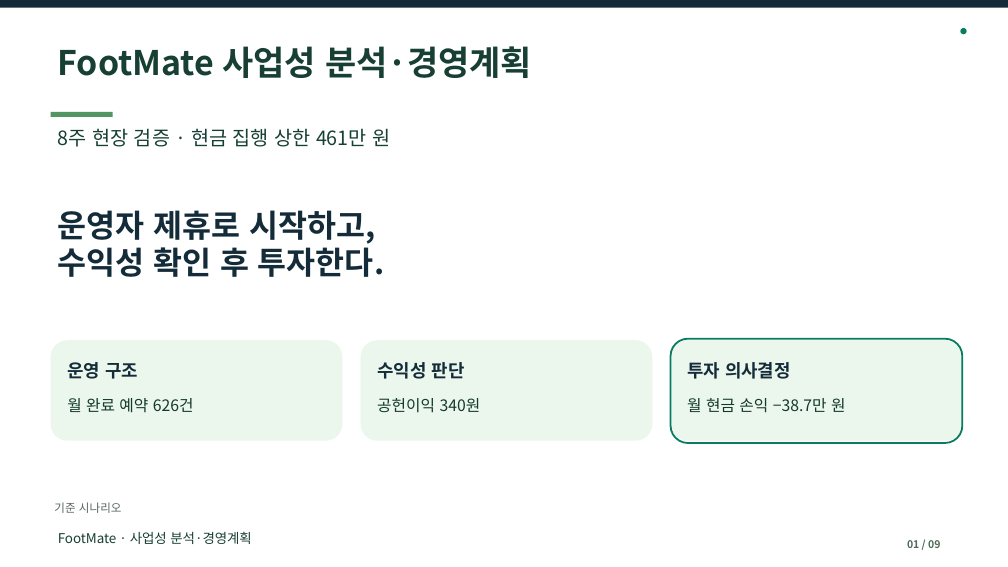
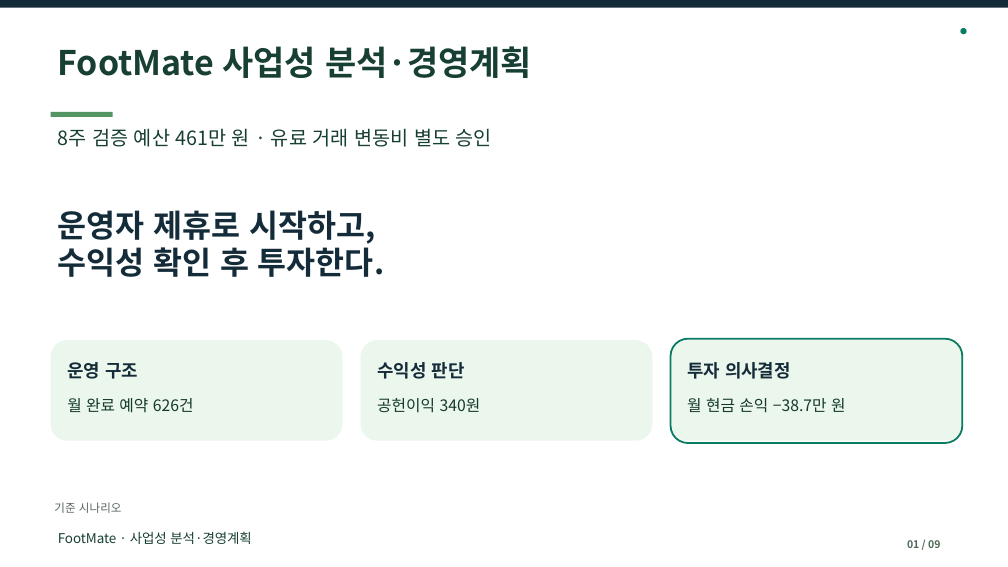
Before and after one commit to dohyunkimmm/footmate-case-study, a slide deck: slide 1 of src/case-study/downloads/footmate_report.pptx. Drawn at 1008x567 pixels with LibreOffice and Linux fonts; fonts in the diff are those of the drawing. Boxes give left, top, right and bottom in pixels: in the first picture for what was removed or moved away, otherwise in the second. Text is boxed around its words. In the diff, an @@ line names an element or a change of style, - is before the commit and + after.

```diff
--- a/src/case-study/downloads/footmate_report.pptx
+++ b/src/case-study/downloads/footmate_report.pptx
@@ text at box(58, 128, 492, 147): text changed @@
-8주 현장 검증 · 현금 집행 상한 461만 원
+8주 검증 예산 461만 원 · 유료 거래 변동비 별도 승인
```
Also in this commit, not shown: 4 other files.
